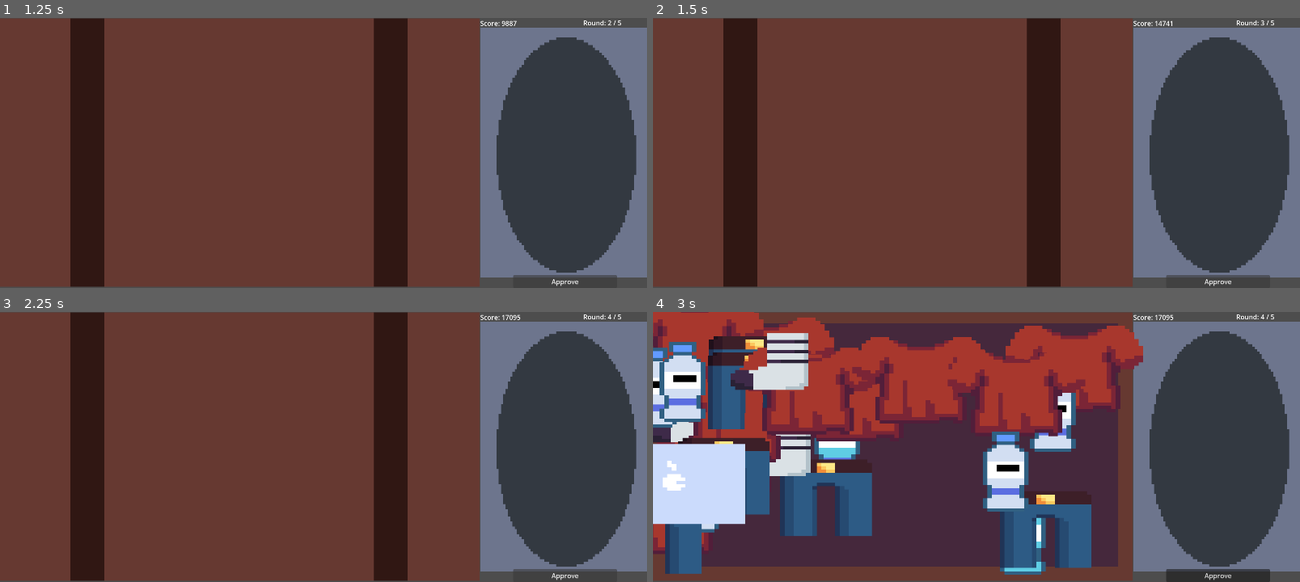
Above: before the commit, frames 1-4 (two rows, left to right).
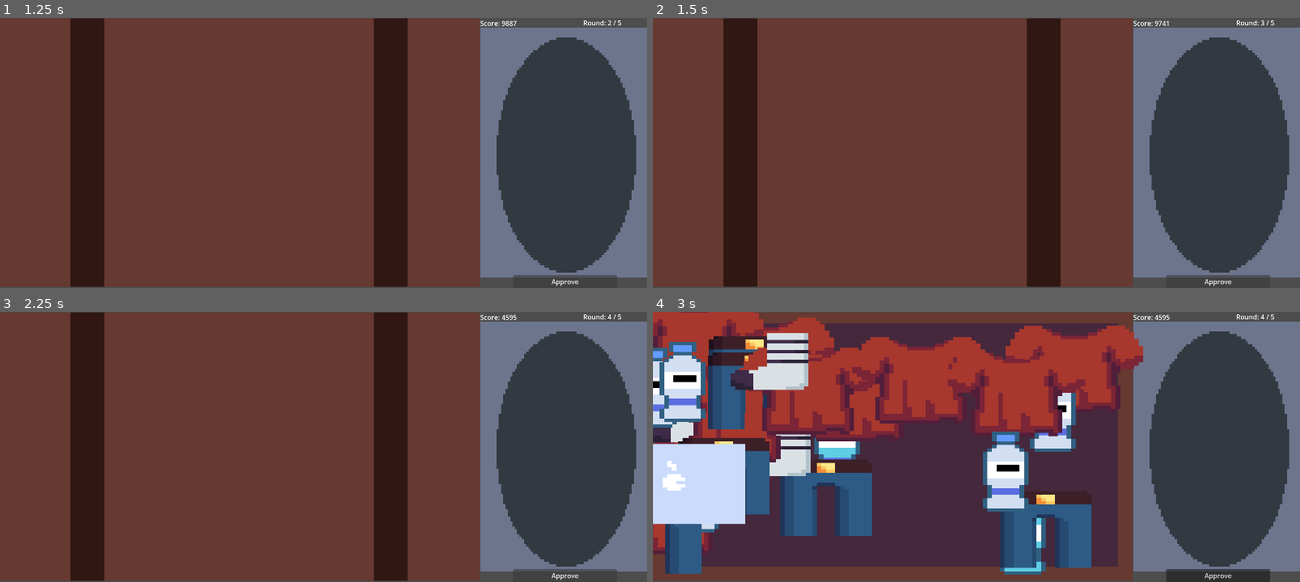
Above: after the commit, the same moments.

Repository: PotatoJson/Prototype-3-Luggage
Game: Godot game, scene res://scenes/main.tscn
Two runs of this game, one before a commit and one after it. Both use one fixed random seed, a clock stepped at 60 frames per second and the inputs below.
Inputs (mouse positions are in pixels of both pictures, inside the frame that each line leads up to):
- Up to frame 1 (1.25 s): click "Approve" at 0.5 s
- Up to frame 2 (1.5 s): click "Approve" at 1.25 s
- Up to frame 3 (2.25 s): click "Approve" at 2 s
- Up to frame 4 (3 s): tap Enter at 2.75 s; drag from (892, 444) to (1222, 449) at 2.77 s

Frame 1 is identical in both runs. In frame 2, less than 0.1% of the frame differs, in the area x 77-81%, y 0-3%; in frame 3, less than 0.1%; in frame 4, less than 0.1%.

Commit message:
adjusted scoring ( can go negative )

Diff:
--- a/scripts/GameManager.gd
+++ b/scripts/GameManager.gd
@@ -26,13 +26,13 @@
 	var time_taken_sec = (Time.get_ticks_msec() - round_start_time) / 1000.0
 
 	var time_penalty = int(time_taken_sec * 200)
-	var contraband_penalty = contraband_missed * 2500 # 2500 points per contraband missed
+	var contraband_penalty = contraband_missed * 5000 # 2500 points per contraband missed
 	var trash_penalty = good_items_trashed * 500     # 500 points per good item trashed
 	var mistake_penalty = contraband_penalty + trash_penalty
 
 	var round_score = 10000 - time_penalty - mistake_penalty
 
-	total_score += max(0, round_score)
+	total_score += round_score
 
 	print("Round %s complete. Mistakes: %s missed, %s trashed. Score: %s, Total: %s" % [current_round, contraband_missed, good_items_trashed, round_score, total_score])
 
Not shown, changed: index.html
Not shown, changed: index.pck
